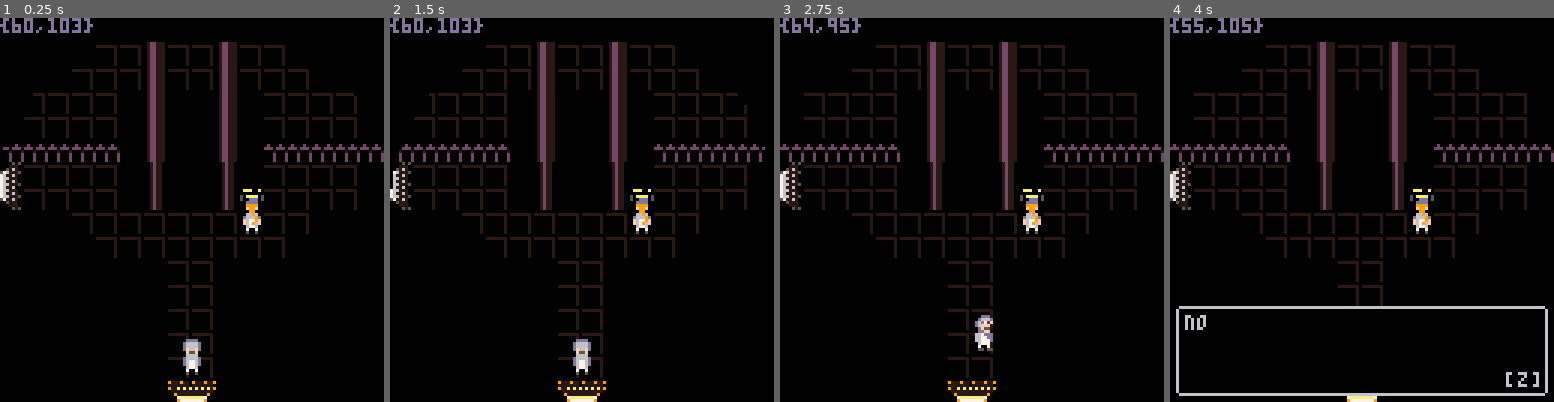
Above: before the commit, frames 1-4 (left to right).
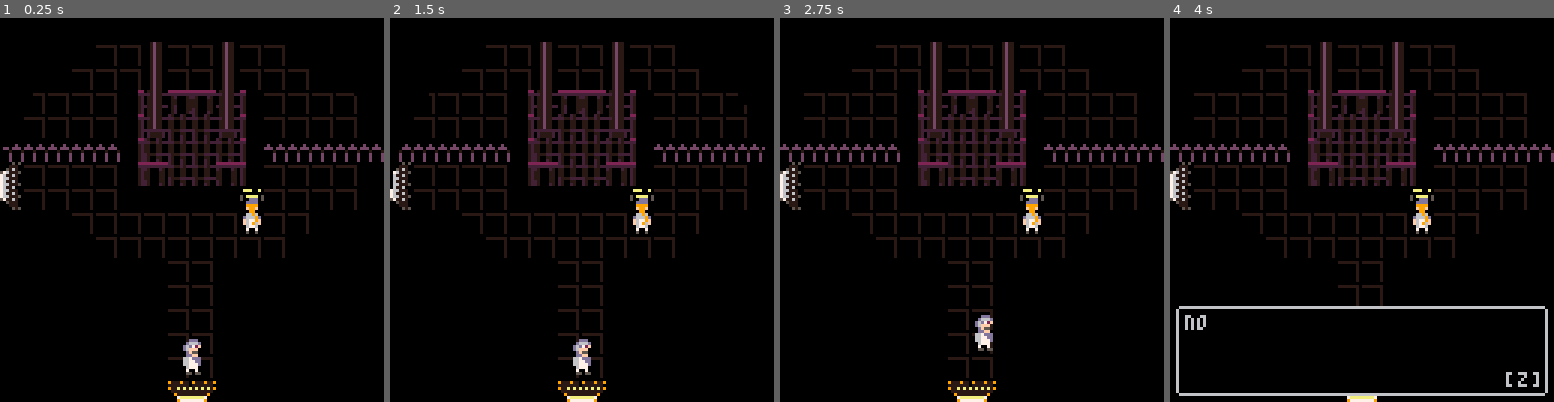
Above: after the commit, the same moments.

Repository: 107zxz/p8-carts
Game: PICO-8 cartridge lab_1.p8
Same seed, same stepped clock (60 frames per second), same inputs: the game is played once before the commit and once after it.
Inputs:
- Up to frame 1 (0.25 s): no input
- Up to frame 2 (1.5 s): tap O (Z key) at 0.7 s
- Up to frame 3 (2.75 s): hold Right 1.6-2.1 s; tap O (Z key) at 1.7, 2.1, 2.5 s; hold Up 2.15-2.42 s; hold Right from 2.47 s (still down)
- Up to frame 4 (4 s): tap O (Z key) at 2.9, 3.3, 3.7 s; release Right at 3.03 s; hold Left 3.08-3.58 s; hold Down 3.63-3.97 s

The runs differ from the first frame. In frame 1, 6.1% of the frame differs, in the area x 0-65%, y 0-93%; in frame 2, 6.1%; in frame 3, 5.8%; in frame 4, 5.9%.

Commit message:
Save data

Diff:
--- a/lab_1.p8
+++ b/lab_1.p8
@@ -2,6 +2,17 @@
 version 43
 __lua__
 function _init()
+
+	-- persistent data
+	cartdata"depth_perception"
+
+	-- reset button
+	menuitem(5,"reset save",function()
+		dset(0,0)
+		dset(1,0)
+		dset(2,0)
+	end)
+
 	-- inverted circle
 	poke(0x5f34, 0x2)
 
@@ -10,7 +21,20 @@
 	pal({[1]=-14,[3]=-3,[4]=-16,[10]=-9,[12]=-1}, 1 )
 	palt(0x0010)
 
-	p={x=60,y=103,f=false,s=34}
+	local px,py=dget(0),dget(1)
+	p={
+		x=px!=0 and px or 60,
+		y=py!=0 and py or 103,
+		f=px>=60,
+		s=px<60 and 1 or 34
+	}
+
+	-- hide cage if no loadout
+	if dget(2) == 0 then
+		for i=6,9 do
+			mset(i,7,0)
+		end
+	end
 end
 
 function _update()
@@ -38,25 +62,25 @@
 	draw_dialogue()
 
 	-- debug
-	print(
-		"{"..p.x..","..p.y.."}",
-		0,0,
-		13
-	)
+--	print(
+--		"{"..p.x..","..p.y.."}",
+--		0,0,
+--		13
+--	)
 end
 -->8
 -- cutscene / dialog
 -- fmt: {condition,action}
 
 cutscene_queue={
---	{ -- alex dialogue on approach
---		function() return p.y<72 end,
---		function() dial_queue={
---"\f9hey, director",
---"\f9guess its finally the\n"..
---"\"big day\"."
---		} end
---	}
+	{ -- alex dialogue on approach
+		function() return p.y<72 and dget(2)==0 end,
+		function() dial_queue={
+"\f9hey, director",
+"\f9guess its finally the\n"..
+"\"big day\"."
+		} end
+	}
 }
 
 -- same format, but never
@@ -76,7 +100,13 @@
 "\f9the \f8cage\f9 will be\n"..
 "ready for you by the time\n"..
 "you've geared up."
-		} end
+			}
+			if dget(2)!=0 then
+				dial_queue={
+"\f9ready."
+				}
+			end
+		end
 	},
 	{ -- pit interact
 		function()
@@ -85,6 +115,7 @@
 				and #dial_queue==0
 				and p.s==34
 				and btnp(🅾️)
+				and dget(2)==0
 		end,
 		function()
 			dial_queue={
@@ -115,7 +146,29 @@
 				and p.f
 		end,
 		function()
-			load"lab_2"
+			load("lab_2")
+		end
+	},
+	{ -- run start
+		function()
+			return tr_in_area(42,0,72,32)
+		end,
+		function()
+			dial_queue={
+				"\f9good luck down there!"
+			}
+--			load"depth_perception"
+		end
+	},
+	{ -- run start
+		function()
+			return tr_in_area(42,0,72,32)
+			and btnp(🅾️)
+		end,
+		function()
+			dset(0,60)
+			dset(1,56)
+			load("depth_perception","quit run")
 		end
 	}
 }
@@ -198,10 +251,11 @@
 					or dy<0 and 34
 	    or p.s
 
-	if mget(
-			(p.x+dx*4+4)\8,
-			(p.y+dy*5+10)\8
-		) == 2 then
+	local mtile=mget(
+		(p.x+dx*4+4)\8,
+		(p.y+dy*5+10)\8
+	)
+	if mtile == 2 or mtile==10 then
 		p.x+=dx
 		p.y+=dy
 	end
@@ -247,15 +301,145 @@
 
 
 
+…(130 lines of a section not shown)…
 __map__
 0000000000000000000000000000000000000000000000000000000000000000000000000000000000000000000000000000000000000000000000000000000000000000000000000000000000000000000000000000000000000000000000000000000000000000000000000000000000000000000000000000000000000000
-0000000002020402020402020000000000000000000000000000000000000000000000000000000000000000000000000000000000000000000000000000000000000000000000000000000000000000000000000000000000000000000000000000000000000000000000000000000000000000000000000000000000000000
-0000000202020402020402020200000000000000000000000000000000000000000000000000000000000000000000000000000000000000000000000000000000000000000000000000000000000000000000000000000000000000000000000000000000000000000000000000000000000000000000000000000000000000
-0002020202000400000400020202020000000000000000000000000000000000000000000000000000000000000000000000000000000000000000000000000000000000000000000000000000000000000000000000000000000000000000000000000000000000000000000000000000000000000000000000000000000000
-0002020202000400000400020202020000000000000000000000000000000000000000000000000000000000000000000000000000000000000000000000000000000000000000000000000000000000000000000000000000000000000000000000000000000000000000000000000000000000000000000000000000000000
-0303030303000400000400030303030300000000000000000000000000000000000000000000000000000000000000000000000000000000000000000000000000000000000000000000000000000000000000000000000000000000000000000000000000000000000000000000000000000000000000000000000000000000
-2702020202001400001400020202020000000000000000000000000000000000000000000000000000000000000000000000000000000000000000000000000000000000000000000000000000000000000000000000000000000000000000000000000000000000000000000000000000000000000000000000000000000000
-3702020202001400001423020202020000000000000000000000000000000000000000000000000000000000000000000000000000000000000000000000000000000000000000000000000000000000000000000000000000000000000000000000000000000000000000000000000000000000000000000000000000000000
+0000000002021402021402020000000000000000000000000000000000000000000000000000000000000000000000000000000000000000000000000000000000000000000000000000000000000000000000000000000000000000000000000000000000000000000000000000000000000000000000000000000000000000
+0000000202021402021402020200000000000000000000000000000000000000000000000000000000000000000000000000000000000000000000000000000000000000000000000000000000000000000000000000000000000000000000000000000000000000000000000000000000000000000000000000000000000000
+0002020202292d191a2d2a020202020000040000040000000000000000000000000000000000000000000000000000000000000000000000000000000000000000000000000000000000000000000000000000000000000000000000000000000000000000000000000000000000000000000000000000000000000000000000
+0002020202293d0a0a3d2a020202020000040000040000000000000000000000000000000000000000000000000000000000000000000000000000000000000000000000000000000000000000000000000000000000000000000000000000000000000000000000000000000000000000000000000000000000000000000000
+0303030303290a0a0a0a2a030303030300040000040000000000000000000000000000000000000000000000000000000000000000000000000000000000000000000000000000000000000000000000000000000000000000000000000000000000000000000000000000000000000000000000000000000000000000000000
+2702020202291a0a0a1a2a020202020000140000140000000000000000000000000000000000000000000000000000000000000000000000000000000000000000000000000000000000000000000000000000000000000000000000000000000000000000000000000000000000000000000000000000000000000000000000
+37020202020e290a0a2a23020202020000140000140000000000000000000000000000000000000000000000000000000000000000000000000000000000000000000000000000000000000000000000000000000000000000000000000000000000000000000000000000000000000000000000000000000000000000000000
 0000000202020202020233020200000000000000000000000000000000000000000000000000000000000000000000000000000000000000000000000000000000000000000000000000000000000000000000000000000000000000000000000000000000000000000000000000000000000000000000000000000000000000
 0000000002020202020202020000000000000000000000000000000000000000000000000000000000000000000000000000000000000000000000000000000000000000000000000000000000000000000000000000000000000000000000000000000000000000000000000000000000000000000000000000000000000000
 0000000000000002020000000000000000000000000000000000000000000000000000000000000000000000000000000000000000000000000000000000000000000000000000000000000000000000000000000000000000000000000000000000000000000000000000000000000000000000000000000000000000000000
--- a/lab_2.p8
+++ b/lab_2.p8
@@ -8,6 +8,15 @@
 end
 
 function _init()
+	cartdata"depth_perception"
+	-- set position for return
+	dset(0,10)
+	dset(1,46)
+
+	if dget(2) != 0 then
+		dial_queue={}
+	end
+
 	poke(0x5f2d,0x3)
 
 		-- palette
@@ -20,6 +29,38 @@
 
 function _update60()
 
+	update_dialogue()
+	if #dial_queue>0 then
+		return
+	end
+
+	crs=1
+	if m_zn(16,16,32,36) then
+		crs=3
+	end
+
+	-- back button
+	if m_zn(48,114,80,122) then
+		crs=3
+
+		if btnp(5) then
+
+			if dget(2)==0 then
+				add(dial_queue,
+				"i should grab some notes."
+				)
+				return
+			end
+
+			load"lab_1"
+		end
+	end
+
+	-- select item
+	if  m_zn(16,16,32,36)
+ and btnp(5) then
+	 dset(2,1)
+ end
 end
 
 function _draw()
@@ -28,24 +69,41 @@
 
 	draw_shelves()
 
+	-- back btn
+	local bcol=7
+	if m_zn(48,114,80,122) then
+		bcol=8
+	end
+	line(48,114,64,122,bcol)
+	line(64,122,80,114,bcol)
+
+	draw_dialogue()
+
+	-- cursor
 	spr(crs,stat(32),stat(33))
 end
 
 function draw_shelves()
 	for i=0,2 do
-		rrectfill(8,8+i*40,112,32,1,7)
-		rrectfill(8,8+i*40+24,112,8,1,13)
+		rrectfill(8,8+i*35,112,28,1,6)
+		rrectfill(8,8+i*35+20,112,8,1,13)
 	end
 
-	crs=1
-	if m_zn(16,20,32,36) then
-		crs=3
-		print("\#1\f8amy's notes",stat(32)+16,stat(33))
+	-- shadow
+	ovalfill(15,34,32,30,3)
+
+	if m_zn(16,16,32,36) then
+		print("\#1\f8tattered notes\n\fdfollow amy's path",stat(32)+16,stat(33))
 		pal{8,8,8,8,8,8,8,8,8,8,8,8,8,8,8,8}
+		spr(20,16,18,2,2)
+		reset_pal()
 	end
-	spr(20,16,20,2,2)
-	reset_pal()
-	spr(19,20,10)
+
+	spr(20,16,17,2,2)
+
+	if dget(2) != 0 then
+		spr(19,20,9)
+	end
 end
 -->8
 -- helpers
@@ -55,15 +113,53 @@
 				and stat(33)>=y
 				and stat(33)<=y2
 end
+-->8
+-- dialogue
+dial_queue={
+	"looks like we've used up all\nthe good gear.",
+	"notes will have to do."
+}
+dial_prog=1
+function draw_dialogue()
+	if #dial_queue == 0 then
+		return
+	end
+
+	-- textbox
+	local text=
+		sub(dial_queue[1],1,dial_prog)
+
+	rrectfill(2,96,124,30,1,0)
+
+	color(6)
+
+	print(text,5,99)
+	print("[click]",96,118)
+	rrect(2,96,124,30,1)
+end
+
+function update_dialogue()
+	if #dial_queue == 0 then
+		return
+	end
+
+	if btnp(5)
+	and dial_prog>#(dial_queue[1]) then
+		deli(dial_queue,1)
+		dial_prog=1
+	end
+
+	dial_prog+=1
+end
 __gfx__
-0000000077bbbbbb77bbbbbbbb7777bb000000000000000000000000000000000000000000000000000000000000000000000000000000000000000000000000
-00000000707bbbbb707bbbbbb707077b000000000000000000000000000000000000000000000000000000000000000000000000000000000000000000000000
-007007007007bbbb7007bbbbb770707b000000000000000000000000000000000000000000000000000000000000000000000000000000000000000000000000
-0007700070007bbb70707bbbb7700007000000000000000000000000000000000000000000000000000000000000000000000000000000000000000000000000
-00077000700007bb707707bb70700007000000000000000000000000000000000000000000000000000000000000000000000000000000000000000000000000
-00700700700007bb707707bb7000007b000000000000000000000000000000000000000000000000000000000000000000000000000000000000000000000000
-00000000b7007bbbb7007bbbb700077b000000000000000000000000000000000000000000000000000000000000000000000000000000000000000000000000
-00000000bb77bbbbbb77bbbbbb7777bb000000000000000000000000000000000000000000000000000000000000000000000000000000000000000000000000
+0000000077bbbbbb77bbbbbbbb7777bbbb777bbb0000000000000000000000000000000000000000000000000000000000000000000000000000000000000000
+00000000707bbbbb707bbbbbb707077b770007bb0000000000000000000000000000000000000000000000000000000000000000000000000000000000000000
+007007007007bbbb7007bbbbb770707b7077707b0000000000000000000000000000000000000000000000000000000000000000000000000000000000000000
+0007700070007bbb70707bbbb7700007b70777070000000000000000000000000000000000000000000000000000000000000000000000000000000000000000
+00077000700007bb707707bb70700007700777070000000000000000000000000000000000000000000000000000000000000000000000000000000000000000
+00700700700007bb707707bb7000007b7007707b0000000000000000000000000000000000000000000000000000000000000000000000000000000000000000
+00000000b7007bbbb7007bbbb700077bb700077b0000000000000000000000000000000000000000000000000000000000000000000000000000000000000000
+00000000bb77bbbbbb77bbbbbb7777bbbb7777bb0000000000000000000000000000000000000000000000000000000000000000000000000000000000000000
 00000000bbb4444444444bbbbb8888bbbbbbbbbbbbbbbbbb00000000000000000000000000000000000000000000000000000000000000000000000000000000
 00000000bb455555555554bbb888888bbbbbbbbc555bbbbb00000000000000000000000000000000000000000000000000000000000000000000000000000000
 00000000b45555555555554b88888808bbbbb000ff555bbb00000000000000000000000000000000000000000000000000000000000000000000000000000000
Not shown, changed: 162 lines of the sprite sheet (__gfx__) section of lab_1.p8
Not shown, changed: the thumbnail (__label__) section of lab_1.p8
